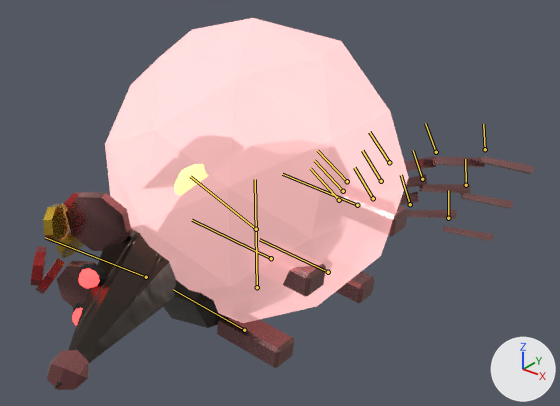
Before and after pictures for a commit that changed the glTF model public/creatures/ratking.glb.
Camera for both pictures: a camera (50 mm lens) standing at (2.03, -2.36, 1.95) and looking at (0.02, 0.15, 0.39). Lighting does not change. The marker at lower right points along +X, +Y and +Z. The older version comes first. Both versions are drawn at frame 11 of the action 'faint'; the numbers are the values there. The bones that change, and the others that lie on the model, are drawn over the model as lines.

In view in the first picture: 'ratking_body', 'ratking_glow0', 'ratking_glow1'.
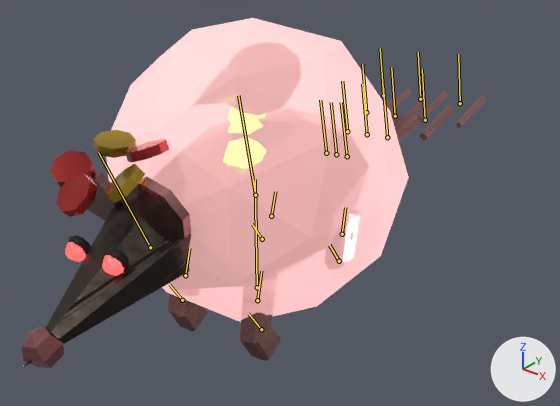
Where the change shows, as pixel boxes [x1, y1, x2, y2] in the pictures (560 x 406 px):
'ratking_body', posed (7% narrower, 28% taller)
    before: [31, 135, 534, 390]
    after: [22, 42, 488, 368]
'ratking_glow0', posed
    before: [174, 164, 205, 195]
    after: [223, 107, 266, 168]
'ratking_glow1', posed (107% wider, 40% shorter)
    before: [72, 268, 100, 325]
    after: [65, 242, 124, 276]
bone 'body', root to tip
    before: (256, 229) to (190, 176)
    after: (255, 195) to (238, 95)
bone 'head', root to tip
    before: (146, 277) to (45, 237)
    after: (150, 247) to (98, 152)
bone 'leg_FL', root to tip
    before: (271, 258) to (192, 220)
    after: (257, 300) to (261, 271)
bone 'leg_BL', root to tip
    before: (357, 205) to (282, 174)
    after: (342, 234) to (345, 207)
bone 'leg_FR', root to tip
    before: (244, 330) to (173, 289)
    after: (185, 275) to (189, 248)
bone 'leg_BR', root to tip
    before: (328, 272) to (259, 239)
    after: (271, 216) to (275, 191)
bone 'tail_0', root to tip
    before: (339, 200) to (310, 168)
    after: (326, 153) to (320, 100)
bone 'tail_1', root to tip
    before: (373, 198) to (354, 167)
    after: (347, 131) to (342, 81)
bone 'tail_2', root to tip
    before: (410, 204) to (401, 175)
    after: (366, 112) to (362, 64)
bone 'tail_3', root to tip
    before: (448, 218) to (448, 190)
    after: (383, 95) to (380, 48)
bone 'tail_4', root to tip
    before: (343, 191) to (314, 160)
    after: (336, 154) to (331, 102)
bone 'tail_5', root to tip
    before: (381, 181) to (362, 150)
    after: (367, 134) to (362, 84)
bone 'tail_6', root to tip
    before: (422, 179) to (413, 150)
    after: (395, 116) to (391, 67)
bone 'tail_7', root to tip
    before: (466, 185) to (465, 159)
    after: (420, 99) to (418, 52)
bone 'tail_8', root to tip
    before: (347, 181) to (317, 150)
    after: (347, 156) to (341, 102)
bone 'tail_9', root to tip
    before: (389, 162) to (369, 132)
    after: (387, 137) to (383, 85)
bone 'tail_10', root to tip
    before: (436, 152) to (425, 123)
    after: (425, 120) to (422, 69)
bone 'tail_11', root to tip
    before: (485, 149) to (483, 124)
    after: (460, 103) to (458, 54)

Patch to the scene script:
```diff
--- a/public/creatures/ratking.glb.py
+++ b/public/creatures/ratking.glb.py
@@ bone_body @@
 bone_body = bpy.data.objects['Armature'].pose.bones['body']  # child of 'root'
-bone_body.location = (0.0, -0.244, 0.0)
-bone_body.rotation_quaternion = (0.82, 0.0, 0.0, 0.573)  # degrees (0, 0, 70)
-bone_body.scale = (1.0, 0.92, 1.0)
+bone_body.location = (0.0, -0.076, 0.0)
+bone_body.rotation_quaternion = (0.998, 0.047, -0.002, 0.049)  # degrees (5, -1, 6)
+bone_body.scale = (1.0, 0.99, 1.0)
@@ bone_head @@
 bone_head = bpy.data.objects['Armature'].pose.bones['head']  # child of 'body'
-bone_head.rotation_quaternion = (0.978, 0.209, 0.0, 0.0)  # degrees (24, 0, 0)
+bone_head.rotation_quaternion = (0.992, 0.129, 0.0, 0.002)  # degrees (15, 0, 0)
@@ bone_leg_fl @@
 bone_leg_fl = bpy.data.objects['Armature'].pose.bones['leg_FL']  # child of 'body'
-bone_leg_fl.rotation_quaternion = (0.992, 0.0, 0.0, 0.126)  # degrees (0, 0, 14)
+bone_leg_fl.rotation_quaternion = (0.976, -0.215, 0.002, 0.01)  # degrees (-25, 0, 1)
@@ bone_leg_bl @@
 bone_leg_bl = bpy.data.objects['Armature'].pose.bones['leg_BL']  # child of 'body'
-bone_leg_bl.rotation_quaternion = (0.992, 0.0, 0.0, 0.126)  # degrees (0, 0, 14)
+bone_leg_bl.rotation_quaternion = (0.976, -0.215, 0.002, 0.01)  # degrees (-25, 0, 1)
@@ bone_leg_fr @@
 bone_leg_fr = bpy.data.objects['Armature'].pose.bones['leg_FR']  # child of 'body'
-bone_leg_fr.rotation_quaternion = (0.992, 0.0, 0.0, 0.126)  # degrees (0, 0, 14)
+bone_leg_fr.rotation_quaternion = (0.976, -0.215, -0.002, -0.01)  # degrees (-25, 0, -1)
@@ bone_leg_br @@
 bone_leg_br = bpy.data.objects['Armature'].pose.bones['leg_BR']  # child of 'body'
-bone_leg_br.rotation_quaternion = (0.992, 0.0, 0.0, 0.126)  # degrees (0, 0, 14)
+bone_leg_br.rotation_quaternion = (0.976, -0.215, -0.002, -0.01)  # degrees (-25, 0, -1)
@@ bone_tail_0 @@
 bone_tail_0 = bpy.data.objects['Armature'].pose.bones['tail_0']  # child of 'body'
-bone_tail_0.rotation_quaternion = (0.992, -0.126, 0.0, 0.0)  # degrees (-14, 0, 0)
+bone_tail_0.rotation_quaternion = (1.0, -0.002, 0.001, 0.0)  # degrees (0, 0, 0)
@@ bone_tail_1 @@
 bone_tail_1 = bpy.data.objects['Armature'].pose.bones['tail_1']  # child of 'tail_0'
-bone_tail_1.rotation_quaternion = (0.992, -0.126, 0.0, 0.0)  # degrees (-14, 0, 0)
+bone_tail_1.rotation_quaternion = (1.0, -0.001, 0.0, 0.0)  # degrees (0, 0, 0)
@@ bone_tail_2 @@
 bone_tail_2 = bpy.data.objects['Armature'].pose.bones['tail_2']  # child of 'tail_1'
-bone_tail_2.rotation_quaternion = (0.992, -0.126, 0.0, 0.0)  # degrees (-14, 0, 0)
+bone_tail_2.rotation_quaternion = (1.0, 0.0, 0.0, 0.0)  # degrees (0, 0, 0)
@@ bone_tail_3 @@
 bone_tail_3 = bpy.data.objects['Armature'].pose.bones['tail_3']  # child of 'tail_2'
-bone_tail_3.rotation_quaternion = (0.992, -0.126, 0.0, 0.0)  # degrees (-14, 0, 0)
+bone_tail_3.rotation_quaternion = (1.0, 0.0, 0.0, 0.0)  # degrees (0, 0, 0)
@@ bone_tail_4 @@
 bone_tail_4 = bpy.data.objects['Armature'].pose.bones['tail_4']  # child of 'body'
-bone_tail_4.rotation_quaternion = (0.992, -0.126, 0.0, 0.0)  # degrees (-14, 0, 0)
+bone_tail_4.rotation_quaternion = (1.0, 0.0, 0.0, 0.0)  # degrees (0, 0, 0)
@@ bone_tail_5 @@
 bone_tail_5 = bpy.data.objects['Armature'].pose.bones['tail_5']  # child of 'tail_4'
-bone_tail_5.rotation_quaternion = (0.992, -0.126, 0.0, 0.0)  # degrees (-14, 0, 0)
+bone_tail_5.rotation_quaternion = (1.0, 0.0, 0.0, 0.0)  # degrees (0, 0, 0)
@@ bone_tail_6 @@
 bone_tail_6 = bpy.data.objects['Armature'].pose.bones['tail_6']  # child of 'tail_5'
-bone_tail_6.rotation_quaternion = (0.992, -0.126, 0.0, 0.0)  # degrees (-14, 0, 0)
+bone_tail_6.rotation_quaternion = (1.0, 0.0, 0.0, 0.0)  # degrees (0, 0, 0)
@@ bone_tail_7 @@
 bone_tail_7 = bpy.data.objects['Armature'].pose.bones['tail_7']  # child of 'tail_6'
-bone_tail_7.rotation_quaternion = (0.992, -0.126, 0.0, 0.0)  # degrees (-14, 0, 0)
+bone_tail_7.rotation_quaternion = (1.0, 0.0, 0.0, 0.0)  # degrees (0, 0, 0)
@@ bone_tail_8 @@
 bone_tail_8 = bpy.data.objects['Armature'].pose.bones['tail_8']  # child of 'body'
-bone_tail_8.rotation_quaternion = (0.992, -0.126, 0.0, 0.0)  # degrees (-14, 0, 0)
+bone_tail_8.rotation_quaternion = (1.0, 0.0, 0.0, 0.0)  # degrees (0, 0, 0)
@@ bone_tail_9 @@
 bone_tail_9 = bpy.data.objects['Armature'].pose.bones['tail_9']  # child of 'tail_8'
-bone_tail_9.rotation_quaternion = (0.992, -0.126, 0.0, 0.0)  # degrees (-14, 0, 0)
+bone_tail_9.rotation_quaternion = (1.0, 0.0, 0.0, 0.0)  # degrees (0, 0, 0)
@@ bone_tail_10 @@
 bone_tail_10 = bpy.data.objects['Armature'].pose.bones['tail_10']  # child of 'tail_9'
-bone_tail_10.rotation_quaternion = (0.992, -0.126, 0.0, 0.0)  # degrees (-14, 0, 0)
+bone_tail_10.rotation_quaternion = (1.0, 0.0, 0.0, 0.0)  # degrees (0, 0, 0)
@@ bone_tail_11 @@
 bone_tail_11 = bpy.data.objects['Armature'].pose.bones['tail_11']  # child of 'tail_10'
-bone_tail_11.rotation_quaternion = (0.992, -0.126, 0.0, 0.0)  # degrees (-14, 0, 0)
+bone_tail_11.rotation_quaternion = (1.0, 0.0, 0.0, 0.0)  # degrees (0, 0, 0)
```
